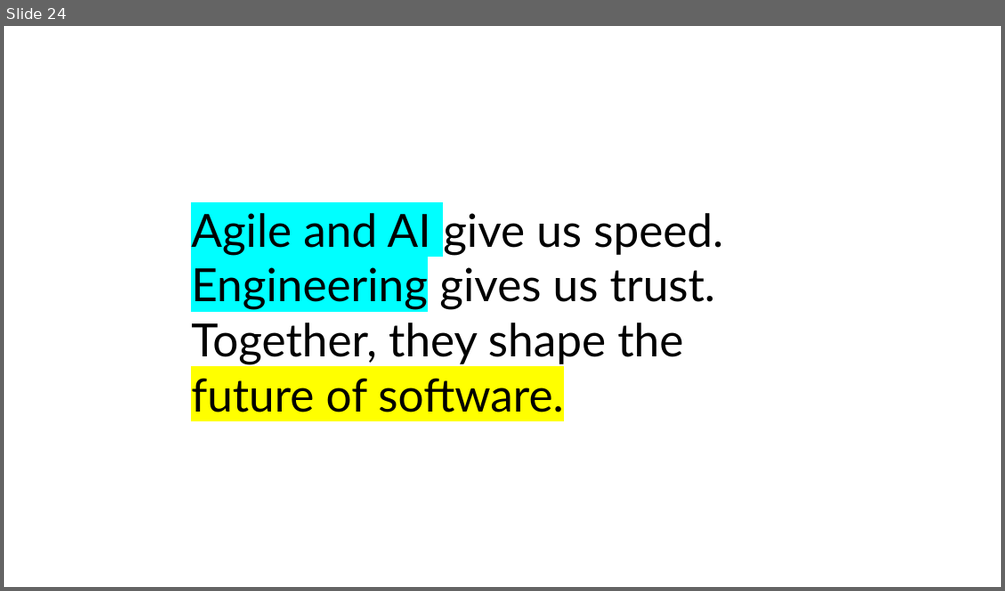
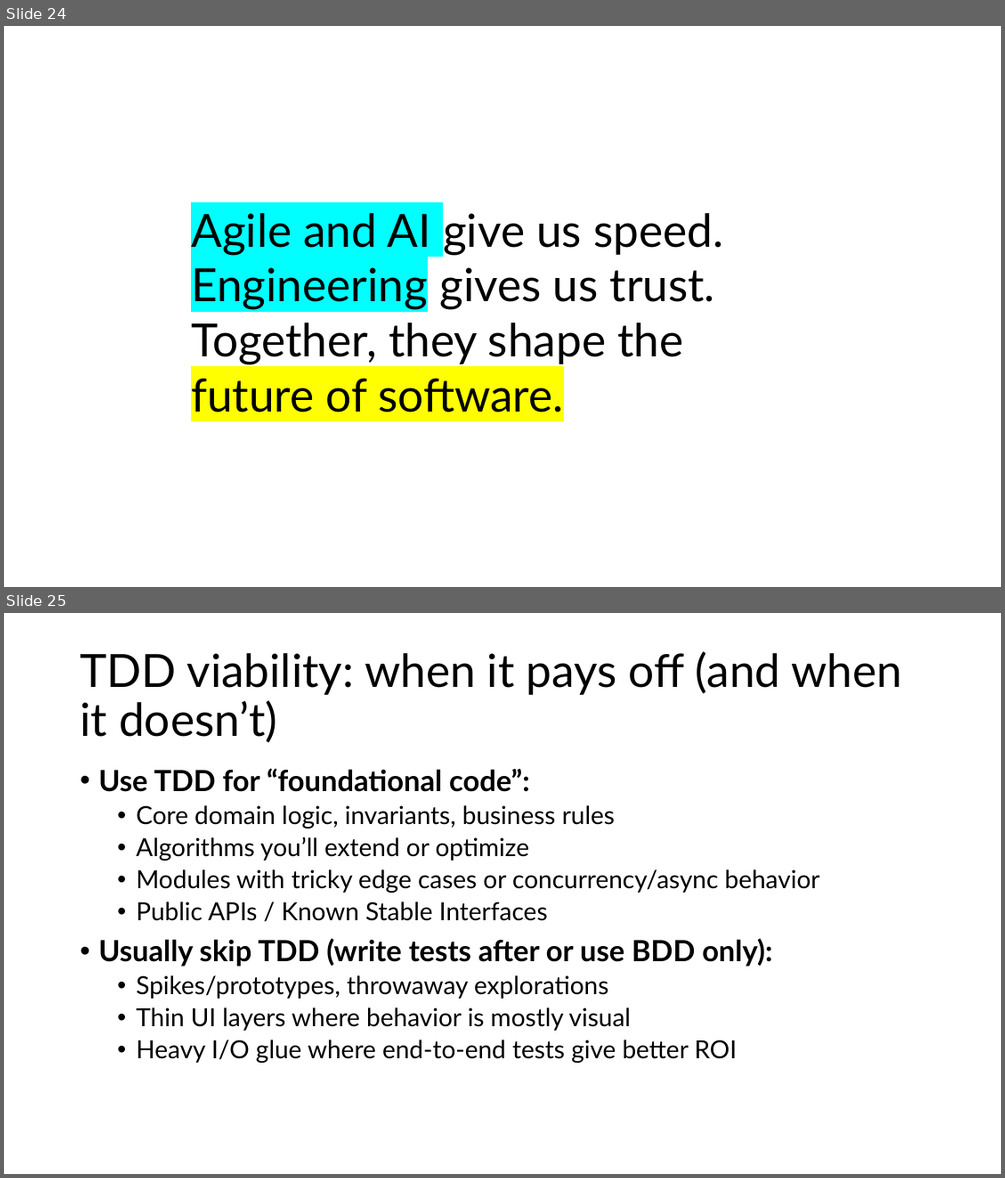
Before and after one commit to HeitorRoriz/NodeJS-Workshop, a slide deck: learning_material/Agile Software Engineering.pptx. Shown one above the other, each under a label of ours: slide 24 before the commit, slides 24 and 25 after it. The pictures are 1005x591 and 1005x1178 pixels, drawn with LibreOffice and Linux fonts; fonts in the diff are those of the drawing. Boxes give left, top, right and bottom in pixels: in the first picture for what was removed or moved away, otherwise in the second. Text is boxed around its words. In the diff, an @@ line names an element or a change of style, - is before the commit and + after.

```diff
--- a/learning_material/Agile Software Engineering.pptx
+++ b/learning_material/Agile Software Engineering.pptx
@@ slide 25 added at [4,613,1001,1174], background #FFFFFF @@
@@ title added at [80,651,903,743], 44 pt, text #000000 @@
+TDD viability: when it pays off (and when it doesn’t)
@@ text added at [98,768,820,1062], 24 pt, text #000000 @@
+• Use TDD for “foundational code”:
+  • Core domain logic, invariants, business rules
+  • Algorithms you’ll extend or optimize
+  • Modules with tricky edge cases or concurrency/async behavior
+  • Public APIs / Known Stable Interfaces
+• Usually skip TDD (write tests after or use BDD only):
+  • Spikes/prototypes, throwaway explorations
+  • Thin UI layers where behavior is mostly visual
+  • Heavy I/O glue where end-to-end tests give better ROI
```
Also in this commit, not shown: 2 slides changed, 10 other slides added, 1 other file.
